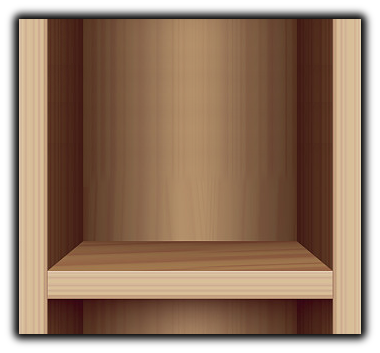
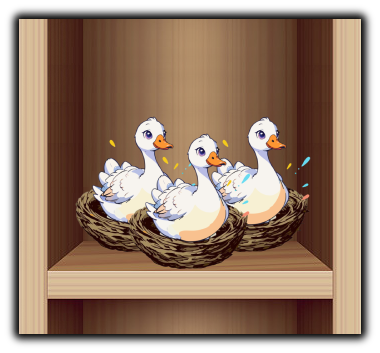
Before/after of a 380px x 353px layered artwork. What changed in the layer stack:
added layer "Goose_Nest copy 2" above "Goose_Nest copy" over [128, 133, 251, 269]
added layer "Goose_Nest copy" above "Goose_Nest" over [188, 116, 311, 253]
added layer "Goose_Nest" above "Background" over [75, 116, 198, 253]